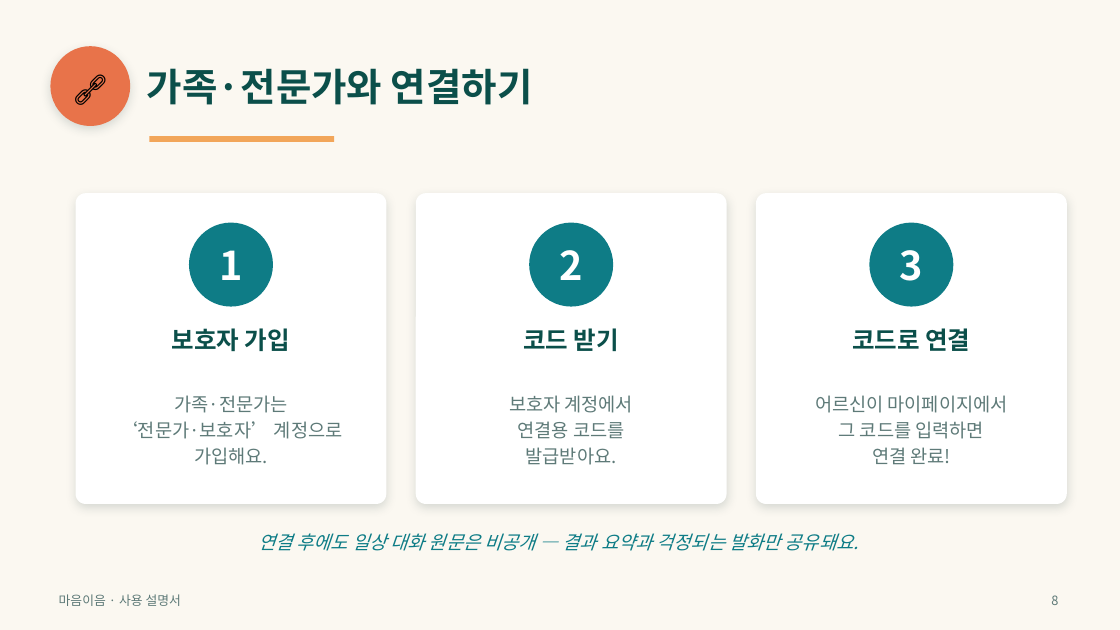
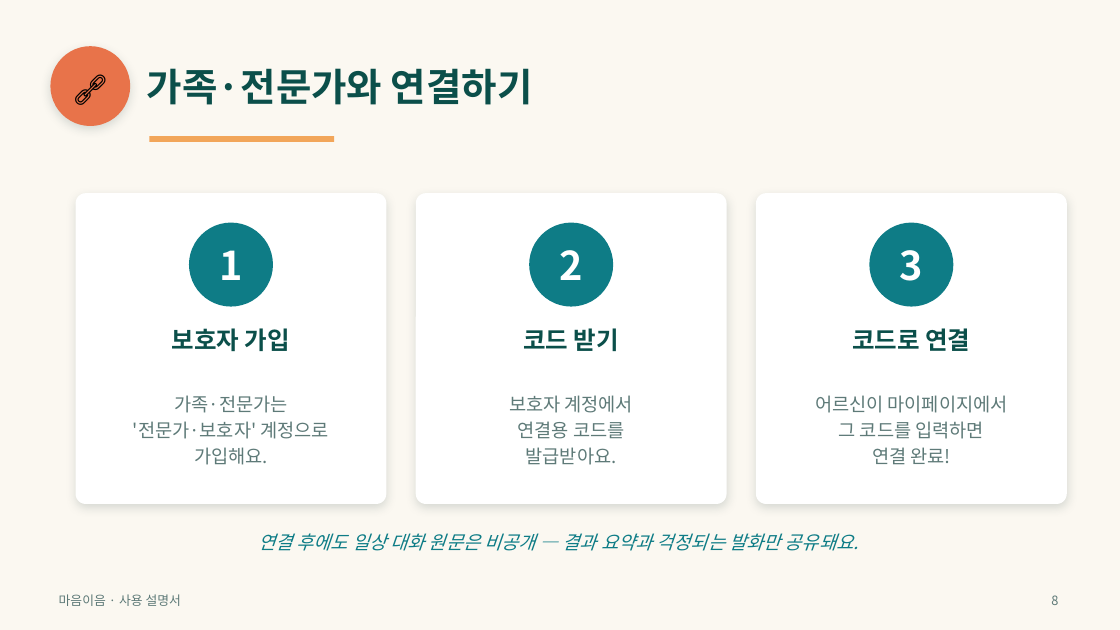
Before and after one commit to satoshisong01/maeum-ieu, a slide deck: slide 8 of docs/마음이음_사용설명서.pptx. Drawn at 1120x630 pixels with LibreOffice and Linux fonts; fonts in the diff are those of the drawing. Boxes give left, top, right and bottom in pixels: in the first picture for what was removed or moved away, otherwise in the second. Text is boxed around its words. In the diff, an @@ line names an element or a change of style, - is before the commit and + after.

```diff
--- a/docs/마음이음_사용설명서.pptx
+++ b/docs/마음이음_사용설명서.pptx
@@ text at [133,421,329,439]: text changed @@
-‘전문가·보호자’ 계정으로
+'전문가·보호자' 계정으로
```
Also in this commit, not shown: 2 other slides changed.
